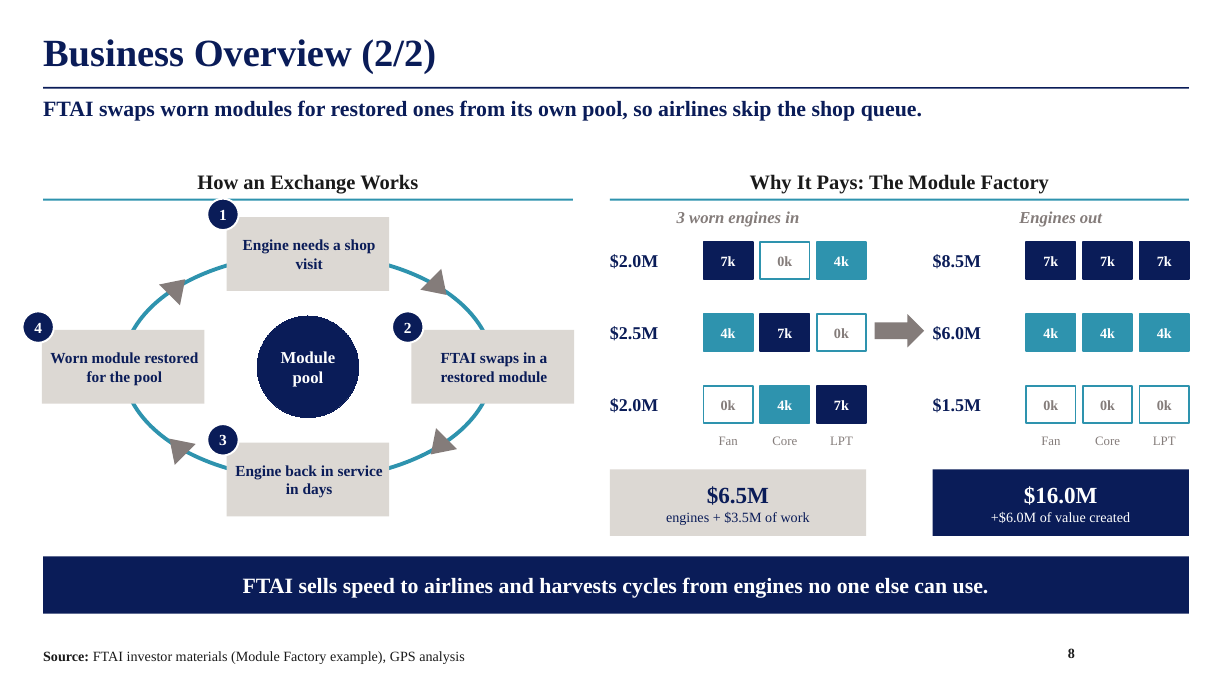
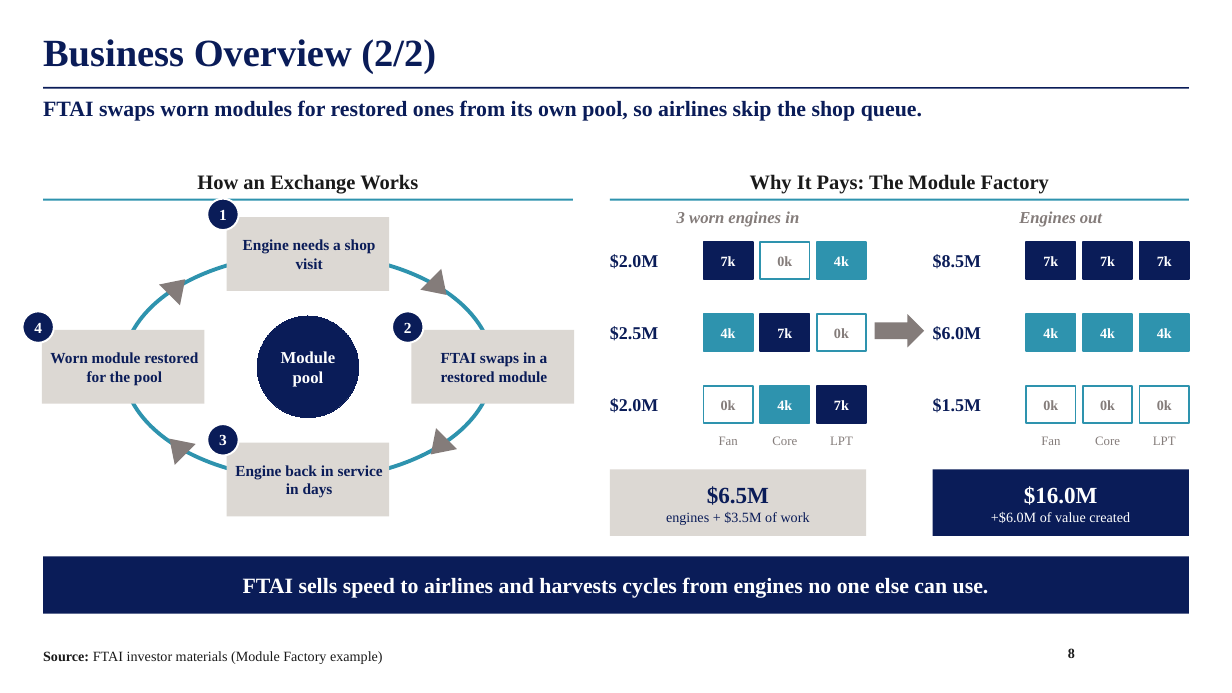
Before and after one commit to maxlsmls-dot/SPOT, a slide deck: slide 8 of deck/FTAI_Long_Pitch.pptx. Drawn at 1232x693 pixels with LibreOffice and Linux fonts; fonts in the diff are those of the drawing; background and template pictures are left out. Boxes give left, top, right and bottom in pixels: in the first picture for what was removed or moved away, otherwise in the second. Text is boxed around its words. In the diff, an @@ line names an element or a change of style, - is before the commit and + after.

```diff
--- a/deck/FTAI_Long_Pitch.pptx
+++ b/deck/FTAI_Long_Pitch.pptx
@@ text at (x1=43, y1=651, x2=383, y2=664): text changed @@
-Source: FTAI investor materials (Module Factory example), GPS analysis
+Source: FTAI investor materials (Module Factory example)
```
Also in this commit, not shown: 12 other slides changed, 1 other file.
